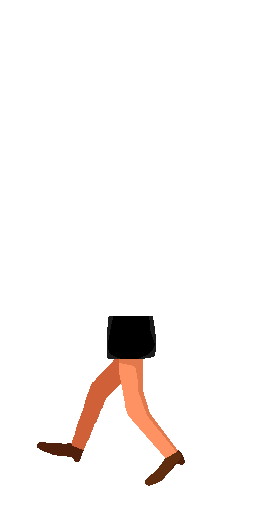
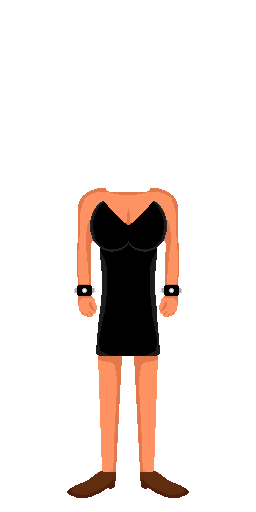
Layered file, before and after one edit (256x512). Changes by layer:
hid "LegsL4" over [37, 316, 185, 486]
showed "ArmsF", painted on it over [74, 188, 182, 317]
showed "LegsF0", painted on it over [67, 313, 189, 498]
